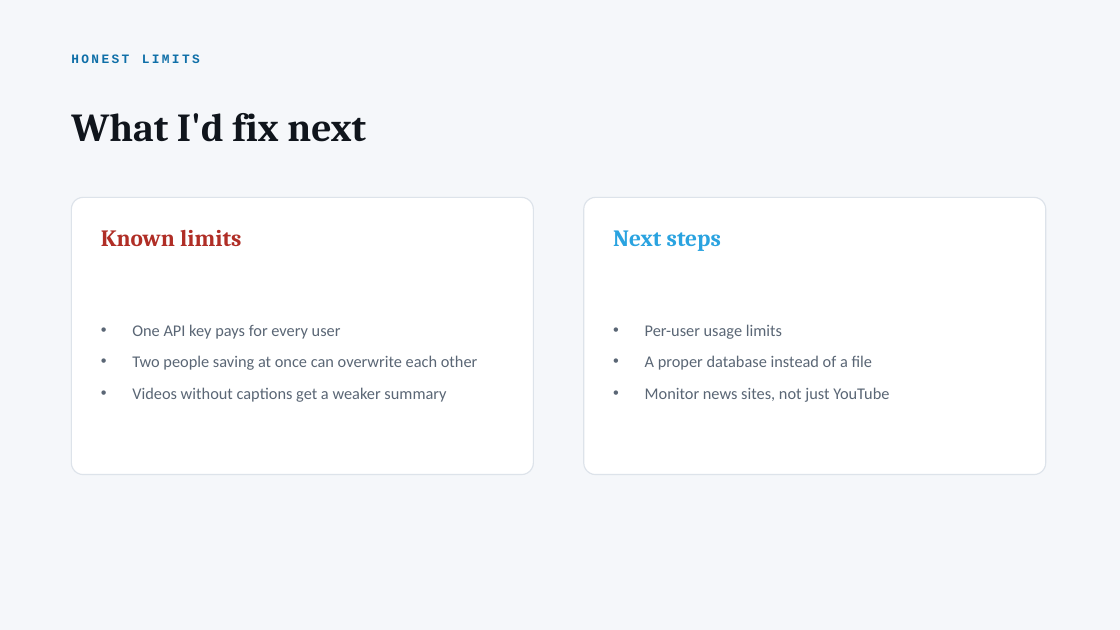
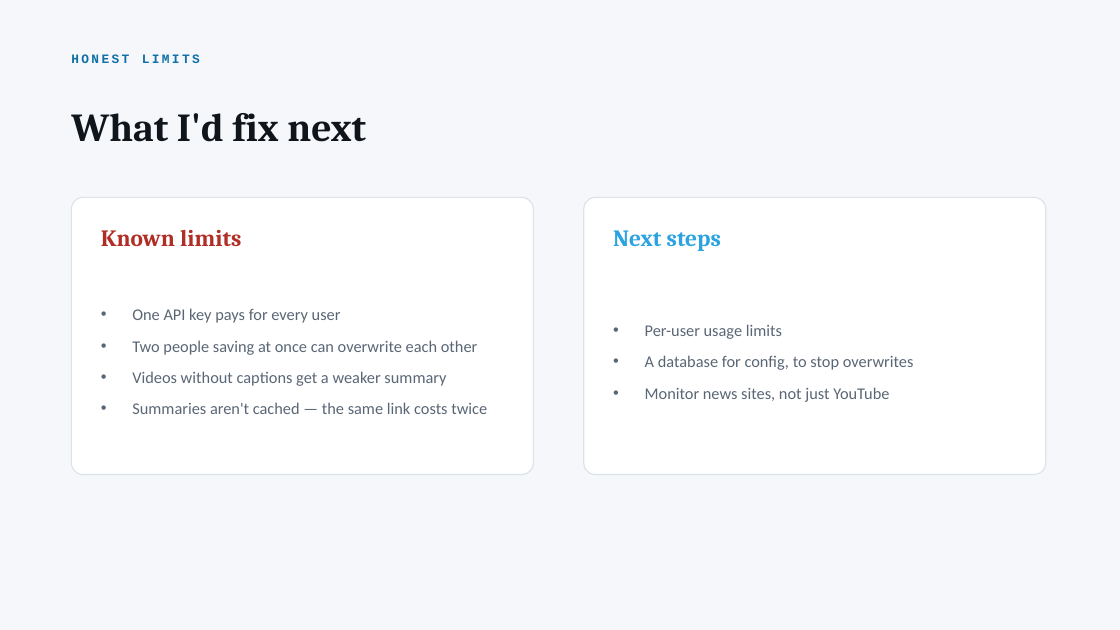
Before and after one commit to Azzam-Alshamrani525/summerProject, a slide deck: slide 9 of week7/day5/Scout_presentation.pptx. Drawn at 1120x630 pixels with LibreOffice and Linux fonts; fonts in the diff are those of the drawing. Boxes give left, top, right and bottom in pixels: in the first picture for what was removed or moved away, otherwise in the second. Text is boxed around its words. In the diff, an @@ line names an element or a change of style, - is before the commit and + after.

```diff
--- a/week7/day5/Scout_presentation.pptx
+++ b/week7/day5/Scout_presentation.pptx
@@ text at (645, 355, 914, 370): text changed @@
-• A proper database instead of a file
+• A database for config, to stop overwrites
@@ text at (132, 402, 487, 414): paragraph added @@
+• Summaries aren't cached — the same link costs twice
```
Also in this commit, not shown: 1 other file.
